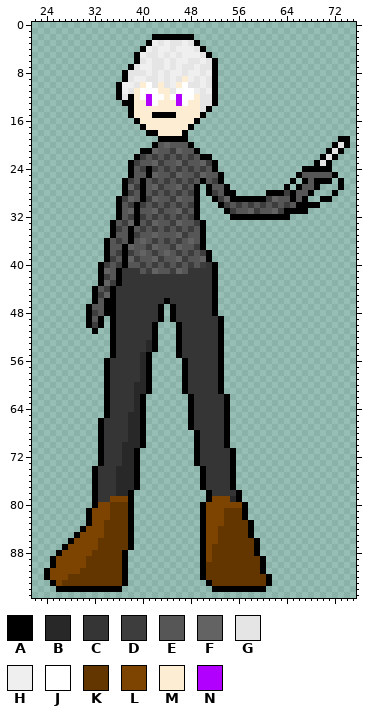
Sprite sheet: kat-haircut.png. Above is the file before it was changed.
The file is 96x96 pixels. Colours within 5 levels of each other are drawn and written as one. Shown: x 22..75, y 0..95.
Palette (. is transparent): A #000000  B #282828  C #353535  D #3d3d3d  E #565656  F #636363  G #e5e5e5  H #efefef  J #ffffff  K #633600  L #7c4400  M #fcedd3  N #b200ff
Pixels before (only the part around the change), first column x 43:
 0 .........................
 1 .........................
 2 AAAAAA...................
 3 GHGGHGA..................
 4 HHGHHHGA.................
 5 HGHGHHHGA................
 6 GHGHHGGHGA...............
 7 GHGHGGHGGA...............
 8 HGHHGHHGHA...............
 9 HGHGMHGHGA...............
10 MGHMJGGHGA...............
11 MMGJJJHGHA...............
12 JMJNJJMGGA...............
13 MMMNJMMGGA...............
14 MMMMMMMGA................
15 AAAMMMMA.................
16 MMMMMMA..................
17 MMMMMA...................
The same view after the edit:
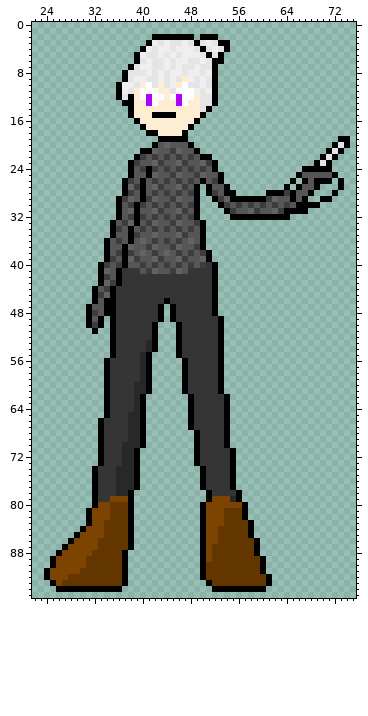
The exact change:
Colour A is added in row 2 at x 50 to 52; in row 3 at x 53 to 54; in row 4 at x 54; in rows 5 to 6 at x 53.
Colour G is added in row 3 at x 50 and 52; in row 4 at x 51 and 53; in row 5 at x 52.
Colour H is added in row 3 at x 51; in row 4 at x 52.
